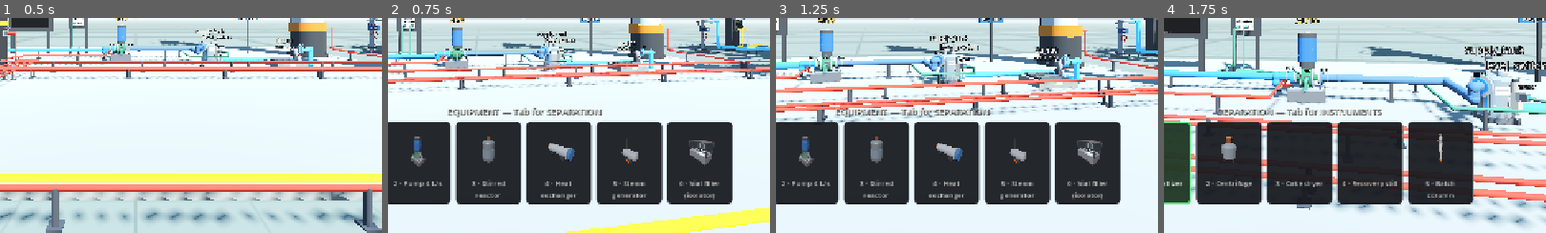
Above: before the commit, frames 1-4 (left to right).
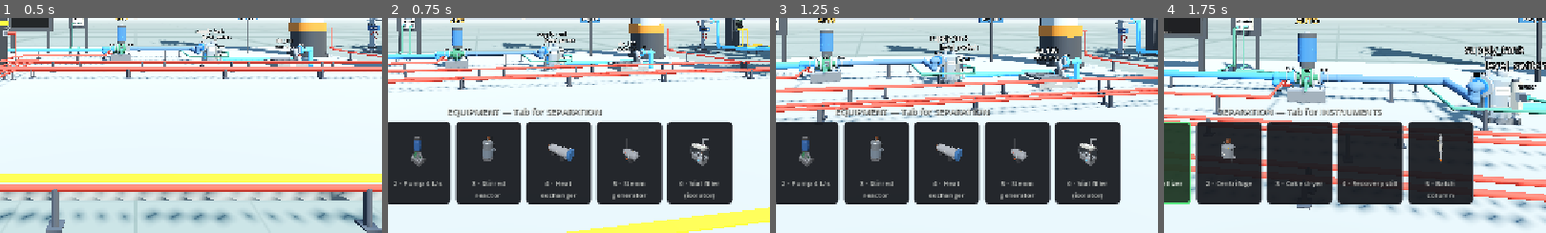
Above: after the commit, the same moments.

Repository: whharris917/flowstate
Game: Godot game, scene res://world/sandbox.tscn
The game is run twice, just before and just after one commit, with the same random seed, the same clock (stepped at 60 frames per second) and the same inputs. Sound files missing from this copy of the repository are replaced by a short silence.
Inputs (mouse positions are % of the whole screen's width and height, from its top left):
- Up to frame 1 (0.5 s): no input
- Up to frame 2 (0.75 s): move the mouse to (55, 50) at 0.52 s; hold W (move_forward) from 0.53 s (still down); hold B (build_mode) from 0.53 s (still down); click (55, 50) at 0.67 s
- Up to frame 3 (1.25 s): keep holding W (move_forward); keep holding B (build_mode)
- Up to frame 4 (1.75 s): keep holding W (move_forward); move the mouse to (45, 50) at 1.27 s; release B (build_mode) at 1.28 s; tap Tab (catalog_page) at 1.35 s
The pictures show only the part of the screen within x 32-82%, y 50-100%; the shares and areas given below are measured in that part.

Frame 1 is identical in both runs. In frame 2, 0.6% of the frame differs, in the area x 25-86%, y 55-69%; in frame 3, 0.6%; in frame 4, 0.1%.

Commit message:
Detail pass: the reaction and separation train
Reactor: bolted head nozzles, a manway with its davit, a relief
valve, flanged jacket connections, the drive fan cowl, fin rings,
terminal box and nameplate. Heat exchanger: channel flange bolts, a
steam nozzle neck, a vent, the condensate drain with its trap pot.
Steam generator: steam nozzle, safety valve with lever, pressure
gauge on the drum, bolted manhole, burner blower and fuel line.
Centrifuge: lid clamps and hinge, sight port, interlock switch,
vibration mounts, motor fins and cowl, a discharge chute. Crystallizer:
cladding bands, flanged coolant connections, manway, round sight port,
sample valves at the taps, drive cowl. Dryer: trunnion rollers, ring
gear and drive motor, heater control box, cyclone on the vent,
inspection door. Still: flanged feed nozzle, reflux return, cooling
water connections and level gauge on the condenser drum, relief
valve, reboiler sight glass, a caged ladder. Vacuum lock: round door
with wheel, hinges and porthole, pressure gauge, vacuum pump and
motor, drain valve. Vial filler: HEPA housing with fan cowls and
exhaust duct, Magnehelic gauge, control panel, light tower. Every
fitting stays on its anchor.

Co-Authored-By: Claude Fable 5.1 <noreply@anthropic.com>
Claude-Session: https://claude.ai/code/session_01XNsUw6gXYBojMXgi1KPmQA

Diff:
--- a/game/components/centrifuge_view.gd
+++ b/game/components/centrifuge_view.gd
@@ -38,6 +38,29 @@
 		ViewUtil.flat(Color(0.92, 0.55, 0.10)))
 	ViewUtil.cylinder(self, 0.16, 0.28, Vector3(0, 1.62, 0),
 		ViewUtil.flat(Color(0.55, 0.30, 0.16)))
+	# Machine furniture: lid clamps and a hinge, a sight port on the
+	# lid, an interlock switch, vibration mounts under the legs, fin
+	# rings and a fan cowl on the motor, a discharge chute at the cake
+	# nozzle, and a nameplate.
+	var steel := ViewUtil.flat(Color(0.55, 0.57, 0.60))
+	for i in 6:
+		var a := TAU / 6.0 * i + 0.3
+		var clamp := ViewUtil.box(self, Vector3(0.06, 0.08, 0.05), Vector3.ZERO, dark)
+		clamp.position = Vector3(cos(a) * 0.5, 1.17, sin(a) * 0.5)
+		clamp.basis = Basis.looking_at(Vector3(cos(a), 0, sin(a)), Vector3.UP)
+	ViewUtil.box(self, Vector3(0.08, 0.1, 0.12), Vector3(-0.48, 1.2, 0.0), steel)
+	var port := ViewUtil.cylinder(self, 0.09, 0.03, Vector3(-0.22, 1.5, 0.22), steel)
+	port.rotation_degrees = Vector3(35, 0, 30)
+	ViewUtil.box(self, Vector3(0.08, 0.06, 0.06), Vector3(0.36, 1.25, 0.3), ViewUtil.flat(Color(0.95, 0.78, 0.05)))
+	for leg_angle in range(3):
+		var ang := TAU / 3.0 * leg_angle
+		ViewUtil.cylinder(self, 0.08, 0.05, Vector3(cos(ang) * 0.42, 0.025, sin(ang) * 0.42), ViewUtil.flat(Color(0.12, 0.12, 0.14)))
+	for i in 4:
+		ViewUtil.cylinder(self, 0.17, 0.01, Vector3(0, 1.52 + i * 0.06, 0), ViewUtil.flat(Color(0.50, 0.28, 0.15)))
+	ViewUtil.cylinder(self, 0.17, 0.05, Vector3(0, 1.78, 0), dark)
+	var chute := ViewUtil.box(self, Vector3(0.22, 0.14, 0.18), Vector3(0.6, 0.52, 0), steel)
+	chute.rotation_degrees = Vector3(0, 0, -25)
+	ViewUtil.box(self, Vector3(0.2, 0.09, 0.005), Vector3(0, 0.75, 0.503), ViewUtil.flat(Color(0.93, 0.93, 0.90)))
 	_label = ViewUtil.label(self, "", Vector3(0, 1.95, 0))
 	_label.font_size = 26
 	ViewUtil.label(self, fuge.comp_name, Vector3(0, 2.15, 0))
--- a/game/components/crystallizer_view.gd
+++ b/game/components/crystallizer_view.gd
@@ -45,6 +45,37 @@
 	head.material_override = steel
 	head.position = Vector3(0, 2.0, 0)
 	add_child(head)
+	# Vessel furniture: cladding bands on the jacket, two flanged
+	# coolant connections, a manway on the head, a round sight port,
+	# sample valves at the two taps, the drive's fan cowl, a nameplate.
+	var dark := ViewUtil.flat(Color(0.20, 0.21, 0.23))
+	var bolt_mat := ViewUtil.flat(Color(0.35, 0.36, 0.38))
+	var band := ViewUtil.flat(Color(0.70, 0.73, 0.76))
+	for i in 3:
+		ViewUtil.cylinder(self, 0.79, 0.02, Vector3(0, 0.6 + i * 0.35, 0), band)
+	for jn: Array in [[0.6, 0.3], [1.3, -0.3]]:
+		var jy := float(jn[0])
+		var jz := float(jn[1])
+		var neck := ViewUtil.cylinder(self, 0.045, 0.16, Vector3(0.84, jy, jz), jacket)
+		neck.rotation_degrees = Vector3(0, 0, 90)
+		var flange := ViewUtil.cylinder(self, 0.08, 0.03, Vector3(0.925, jy, jz), steel)
+		flange.rotation_degrees = Vector3(0, 0, 90)
+	var mw := Vector3(0.0, 2.22, -0.38)
+	ViewUtil.cylinder(self, 0.17, 0.06, mw, steel)
+	ViewUtil.cylinder(self, 0.21, 0.03, mw + Vector3(0, 0.045, 0), steel)
+	for i in 12:
+		var a := TAU / 12.0 * i
+		ViewUtil.cylinder(self, 0.011, 0.03, mw + Vector3(cos(a) * 0.19, 0.07, sin(a) * 0.19), bolt_mat)
+	var sight := ViewUtil.cylinder(self, 0.12, 0.05, Vector3(0.3, 1.55, 0.68), steel)
+	sight.rotation_degrees = Vector3(90, 0, 0)
+	var glass := ViewUtil.cylinder(self, 0.09, 0.01, Vector3(0.3, 1.55, 0.71), ViewUtil.flat(Color(0.80, 0.88, 0.92, 0.5)))
+	glass.rotation_degrees = Vector3(90, 0, 0)
+	for ty: float in [1.1, 1.6]:
+		var sv := ViewUtil.cylinder(self, 0.03, 0.08, Vector3(-0.78, ty - 0.08, 0), steel)
+		sv.rotation_degrees = Vector3(0, 0, 90)
+		ViewUtil.box(self, Vector3(0.02, 0.06, 0.02), Vector3(-0.8, ty - 0.04, 0), ViewUtil.flat(Color(0.75, 0.20, 0.15)))
+	ViewUtil.cylinder(self, 0.19, 0.05, Vector3(0, 2.68, 0), dark)
+	ViewUtil.box(self, Vector3(0.22, 0.10, 0.005), Vector3(-0.35, 1.85, 0.62), ViewUtil.flat(Color(0.93, 0.93, 0.90)))
 	# Slow sweep agitator: a crystallizer turns lazily, not like a
 	# reactor. The shaft only moves when the drive is really powered.
 	ViewUtil.cylinder(self, 0.18, 0.32, Vector3(0, 2.5, 0),
--- a/game/components/dryer_view.gd
+++ b/game/components/dryer_view.gd
@@ -41,6 +41,39 @@
 	ViewUtil.cylinder(self, 0.47, 0.3, Vector3(0, 1.05, 0),
 		ViewUtil.flat(Color(0.55, 0.30, 0.16))).rotation_degrees = Vector3(0, 0, 90)
 	ViewUtil.cylinder(self, 0.09, 0.45, Vector3(0, 1.6, 0), steel)
+	# Machine furniture: trunnion rollers under the drum, a ring gear
+	# with the drive motor at the power fitting, the heater control box
+	# at the duty fitting, a cyclone on the vent, an inspection door on
+	# the drum end, and a nameplate on the frame.
+	var dark := ViewUtil.flat(Color(0.20, 0.21, 0.23))
+	for rx: float in [-0.45, 0.45]:
+		for rz: float in [-0.3, 0.3]:
+			var roller := ViewUtil.cylinder(self, 0.08, 0.14, Vector3(rx, 0.6, rz), dark)
+			roller.rotation_degrees = Vector3(0, 0, 90)
+			ViewUtil.box(self, Vector3(0.12, 0.35, 0.08), Vector3(rx, 0.35, rz), ViewUtil.flat(Color(0.28, 0.29, 0.31)))
+	var gear := ViewUtil.cylinder(self, 0.49, 0.06, Vector3(-0.35, 1.05, 0), dark)
+	gear.rotation_degrees = Vector3(0, 0, 90)
+	ViewUtil.box(self, Vector3(0.26, 0.24, 0.26), Vector3(-0.3, 0.44, 0.52), ViewUtil.flat(Color(0.16, 0.36, 0.62)))
+	var motor := ViewUtil.cylinder(self, 0.12, 0.3, Vector3(-0.3, 0.44, 0.52), ViewUtil.flat(Color(0.16, 0.36, 0.62)))
+	motor.rotation_degrees = Vector3(90, 0, 0)
+	ViewUtil.cylinder(self, 0.05, 0.08, Vector3(-0.3, 0.62, 0.52), steel)
+	ViewUtil.box(self, Vector3(0.22, 0.22, 0.12), Vector3(0.3, 0.42, 0.55), ViewUtil.flat(Color(0.62, 0.63, 0.66)))
+	ViewUtil.box(self, Vector3(0.12, 0.05, 0.005), Vector3(0.3, 0.46, 0.612), ViewUtil.glow(Color(0.35, 0.75, 0.95), 0.6))
+	ViewUtil.cylinder(self, 0.16, 0.22, Vector3(0, 1.93, 0), steel)
+	var cone := MeshInstance3D.new()
+	var cone_mesh := CylinderMesh.new()
+	cone_mesh.top_radius = 0.16
+	cone_mesh.bottom_radius = 0.05
+	cone_mesh.height = 0.2
+	cone.mesh = cone_mesh
+	cone.material_override = steel
+	cone.position = Vector3(0, 1.72, 0)
+	add_child(cone)
+	ViewUtil.cylinder(self, 0.05, 0.3, Vector3(0, 2.18, 0), steel)
+	var door := ViewUtil.cylinder(self, 0.2, 0.04, Vector3(0.79, 1.05, 0), steel)
+	door.rotation_degrees = Vector3(0, 0, 90)
+	ViewUtil.box(self, Vector3(0.04, 0.06, 0.14), Vector3(0.81, 1.05, 0.12), dark)
+	ViewUtil.box(self, Vector3(0.005, 0.10, 0.22), Vector3(-0.775, 0.85, 0.3), ViewUtil.flat(Color(0.93, 0.93, 0.90)))
 	_label = ViewUtil.label(self, "", Vector3(0, 2.0, 0))
 	_label.font_size = 26
 	ViewUtil.label(self, dryer.comp_name, Vector3(0, 2.25, 0))
--- a/game/components/heat_exchanger_view.gd
+++ b/game/components/heat_exchanger_view.gd
@@ -24,6 +24,24 @@
 	for flange_x: float in [-0.78, 0.78]:
 		var ring := ViewUtil.cylinder(self, 0.35, 0.05, Vector3(flange_x, 0.45, 0), steel)
 		ring.rotation_degrees = Vector3(0, 0, 90)
+	# Bolt circles on the channel flanges, a steam nozzle neck with its
+	# flange under the steam fitting, a vent, the condensate drain with
+	# its trap pot, and a nameplate on the shell.
+	var bolt_mat := ViewUtil.flat(Color(0.35, 0.36, 0.38))
+	for flange_x: float in [-0.78, 0.78]:
+		for i in 12:
+			var a := TAU / 12.0 * i
+			var bolt := ViewUtil.cylinder(self, 0.012, 0.03, Vector3(flange_x, 0.45 + cos(a) * 0.32, sin(a) * 0.32), bolt_mat)
+			bolt.rotation_degrees = Vector3(0, 0, 90)
+	ViewUtil.cylinder(self, 0.07, 0.16, Vector3(-0.35, 0.68, 0), steel)
+	ViewUtil.cylinder(self, 0.11, 0.03, Vector3(-0.35, 0.75, 0), steel)
+	ViewUtil.cylinder(self, 0.025, 0.14, Vector3(0.45, 0.78, 0), steel)
+	ViewUtil.cylinder(self, 0.05, 0.02, Vector3(0.45, 0.86, 0), dark)
+	ViewUtil.cylinder(self, 0.03, 0.18, Vector3(-0.35, 0.10, 0), steel)
+	ViewUtil.cylinder(self, 0.07, 0.14, Vector3(-0.35, 0.07, 0.2), dark)
+	var drain := ViewUtil.cylinder(self, 0.03, 0.2, Vector3(-0.35, 0.07, 0.1), steel)
+	drain.rotation_degrees = Vector3(90, 0, 0)
+	ViewUtil.box(self, Vector3(0.24, 0.10, 0.005), Vector3(0.1, 0.5, 0.303), ViewUtil.flat(Color(0.93, 0.93, 0.90)))
 	_label = ViewUtil.label(self, "", Vector3(0, 1.0, 0))
 	_label.font_size = 26
 	ViewUtil.label(self, hx.comp_name, Vector3(0, 1.2, 0))
--- a/game/components/reactor_view.gd
+++ b/game/components/reactor_view.gd
@@ -48,6 +48,41 @@
 		ViewUtil.flat(Color(0.45, 0.47, 0.50)))
 	ViewUtil.box(_shaft, Vector3(0.34, 0.03, 0.08), Vector3(0, -0.1, 0),
 		ViewUtil.flat(Color(0.45, 0.47, 0.50)))
+	# Vessel furniture: bolted head nozzles under the two feed
+	# fittings, a manway with its davit on the head, a relief valve, a
+	# pair of flanged jacket connections, the drive's fan cowl and
+	# terminal box, and a nameplate.
+	var dark := ViewUtil.flat(Color(0.20, 0.21, 0.23))
+	var bolt_mat := ViewUtil.flat(Color(0.35, 0.36, 0.38))
+	for nx: float in [-0.42, 0.42]:
+		ViewUtil.cylinder(self, 0.07, 0.22, Vector3(nx, 2.31, 0), steel)
+		ViewUtil.cylinder(self, 0.11, 0.03, Vector3(nx, 2.40, 0), steel)
+		for i in 8:
+			var a := TAU / 8.0 * i
+			ViewUtil.cylinder(self, 0.01, 0.025, Vector3(nx + cos(a) * 0.09, 2.425, sin(a) * 0.09), bolt_mat)
+	var mw := Vector3(0.0, 2.52, -0.42)
+	ViewUtil.cylinder(self, 0.19, 0.06, mw, steel)
+	ViewUtil.cylinder(self, 0.23, 0.03, mw + Vector3(0, 0.045, 0), steel)
+	for i in 12:
+		var a := TAU / 12.0 * i
+		ViewUtil.cylinder(self, 0.012, 0.03, mw + Vector3(cos(a) * 0.21, 0.07, sin(a) * 0.21), bolt_mat)
+	ViewUtil.box(self, Vector3(0.05, 0.55, 0.05), mw + Vector3(0.3, 0.25, 0), dark)
+	ViewUtil.box(self, Vector3(0.36, 0.04, 0.04), mw + Vector3(0.12, 0.5, 0), dark)
+	ViewUtil.cylinder(self, 0.04, 0.16, Vector3(0.3, 2.62, 0.38), steel)
+	ViewUtil.cylinder(self, 0.07, 0.10, Vector3(0.3, 2.74, 0.38), ViewUtil.flat(Color(0.78, 0.62, 0.30)))
+	ViewUtil.box(self, Vector3(0.14, 0.015, 0.02), Vector3(0.36, 2.80, 0.38), steel)
+	for jn: Array in [[0.55, 0.3], [1.5, -0.3]]:
+		var jz := float(jn[1])
+		var jy := float(jn[0])
+		var neck := ViewUtil.cylinder(self, 0.05, 0.18, Vector3(0.9, jy, jz), jacket)
+		neck.rotation_degrees = Vector3(0, 0, 90)
+		var flange := ViewUtil.cylinder(self, 0.085, 0.03, Vector3(0.985, jy, jz), steel)
+		flange.rotation_degrees = Vector3(0, 0, 90)
+	ViewUtil.cylinder(self, 0.21, 0.05, Vector3(0, 3.05, 0), dark)
+	for i in 4:
+		ViewUtil.cylinder(self, 0.215, 0.01, Vector3(0, 2.72 + i * 0.07, 0), ViewUtil.flat(Color(0.50, 0.28, 0.15)))
+	ViewUtil.box(self, Vector3(0.12, 0.10, 0.08), Vector3(0.2, 2.85, 0.2), steel)
+	ViewUtil.box(self, Vector3(0.24, 0.12, 0.005), Vector3(0.45, 1.9, 0.66), ViewUtil.flat(Color(0.93, 0.93, 0.90)))
 	# Sight strip on the shell.
 	ViewUtil.box(self, Vector3(0.1, 1.9, 0.03), Vector3(0, 1.35, 0.795),
 		ViewUtil.flat(Color(0.30, 0.31, 0.33)))
--- a/game/components/steam_gen_view.gd
+++ b/game/components/steam_gen_view.gd
@@ -36,6 +36,34 @@
 	ViewUtil.box(self, Vector3(0.7, 0.35, 0.5), Vector3(0.35, 0.3, 0.45), dark)
 	ViewUtil.box(self, Vector3(0.5, 0.2, 0.06), Vector3(0.35, 0.3, 0.71), _fire_mat)
 	ViewUtil.cylinder(self, 0.12, 1.4, Vector3(-0.6, 2.0, 0), dark)
+	# Drum furniture: a steam nozzle neck under the steam fitting, a
+	# safety valve with its lever, a pressure gauge on the drum face, a
+	# bolted manhole on the right head, the burner blower on the
+	# firebox with its fuel line, and a nameplate.
+	var brass := ViewUtil.flat(Color(0.78, 0.62, 0.30))
+	var bolt_mat := ViewUtil.flat(Color(0.35, 0.36, 0.38))
+	ViewUtil.cylinder(self, 0.08, 0.16, Vector3(0.35, 1.32, 0), steel)
+	ViewUtil.cylinder(self, 0.12, 0.03, Vector3(0.35, 1.39, 0), steel)
+	ViewUtil.cylinder(self, 0.035, 0.14, Vector3(0.7, 1.38, 0.2), steel)
+	ViewUtil.cylinder(self, 0.06, 0.12, Vector3(0.7, 1.5, 0.2), brass)
+	ViewUtil.box(self, Vector3(0.16, 0.015, 0.02), Vector3(0.77, 1.57, 0.2), steel)
+	var pg := ViewUtil.cylinder(self, 0.07, 0.03, Vector3(-0.35, 1.02, 0.56), dark)
+	pg.rotation_degrees = Vector3(90, 0, 0)
+	var pf := ViewUtil.cylinder(self, 0.058, 0.006, Vector3(-0.35, 1.02, 0.576), ViewUtil.flat(Color(0.93, 0.93, 0.90)))
+	pf.rotation_degrees = Vector3(90, 0, 0)
+	ViewUtil.box(self, Vector3(0.006, 0.045, 0.004), Vector3(-0.35, 1.04, 0.58), ViewUtil.flat(Color(0.85, 0.20, 0.15)))
+	var manhole := ViewUtil.cylinder(self, 0.2, 0.05, Vector3(1.22, 0.9, 0), steel)
+	manhole.rotation_degrees = Vector3(0, 0, 90)
+	for i in 10:
+		var a := TAU / 10.0 * i
+		var bolt := ViewUtil.cylinder(self, 0.012, 0.03, Vector3(1.25, 0.9 + cos(a) * 0.17, sin(a) * 0.17), bolt_mat)
+		bolt.rotation_degrees = Vector3(0, 0, 90)
+	var blower := ViewUtil.cylinder(self, 0.13, 0.16, Vector3(0.55, 0.38, 0.79), dark)
+	blower.rotation_degrees = Vector3(90, 0, 0)
+	ViewUtil.cylinder(self, 0.05, 0.1, Vector3(0.55, 0.38, 0.92), ViewUtil.flat(Color(0.30, 0.31, 0.34)))
+	var fuel := ViewUtil.cylinder(self, 0.02, 0.5, Vector3(0.2, 0.2, 0.75), brass)
+	fuel.rotation_degrees = Vector3(0, 0, 90)
+	ViewUtil.box(self, Vector3(0.24, 0.10, 0.005), Vector3(-0.1, 0.55, 0.553), ViewUtil.flat(Color(0.93, 0.93, 0.90)))
 	# Gauge glass on the drum face.
 	ViewUtil.box(self, Vector3(0.05, 0.5, 0.04), Vector3(0.2, 0.8, 0.56),
 		ViewUtil.flat(Color(0.80, 0.88, 0.92, 0.5)))
--- a/game/components/still_view.gd
+++ b/game/components/still_view.gd
@@ -37,6 +37,49 @@
 	# The overhead draw-off, tinted by how much is actually going over.
 	_overhead = ViewUtil.cylinder(self, 0.07, 0.6, Vector3(0.78, 6.35, 0),
 		ViewUtil.glow(Color(0.30, 0.55, 0.80), 0.2))
+	# Column furniture: a flanged feed nozzle neck, a reflux return
+	# from the condenser drum into the column top, cooling water
+	# connections on the drum, a level gauge on it, a relief valve on
+	# the column top, a sight glass and a nameplate on the reboiler, and
+	# a caged ladder up the north side.
+	var dark := ViewUtil.flat(Color(0.20, 0.21, 0.23))
+	var bolt_mat := ViewUtil.flat(Color(0.35, 0.36, 0.38))
+	var feed := ViewUtil.cylinder(self, 0.06, 0.22, Vector3(-0.53, 2.6, 0), steel)
+	feed.rotation_degrees = Vector3(0, 0, 90)
+	var feed_flange := ViewUtil.cylinder(self, 0.10, 0.03, Vector3(-0.64, 2.6, 0), steel)
+	feed_flange.rotation_degrees = Vector3(0, 0, 90)
+	ViewUtil.cylinder(self, 0.04, 0.3, Vector3(0.55, 6.42, 0), steel)
+	var reflux := ViewUtil.cylinder(self, 0.04, 0.32, Vector3(0.4, 6.28, 0), steel)
+	reflux.rotation_degrees = Vector3(0, 0, 90)
+	for cz: float in [-0.22, 0.22]:
+		ViewUtil.cylinder(self, 0.035, 0.16, Vector3(0.78, 7.1, cz), steel)
+		ViewUtil.cylinder(self, 0.06, 0.02, Vector3(0.78, 7.18, cz), steel)
+	ViewUtil.box(self, Vector3(0.04, 0.4, 0.03), Vector3(1.05, 6.8, 0.27), dark)
+	ViewUtil.box(self, Vector3(0.025, 0.34, 0.02), Vector3(1.05, 6.8, 0.275), ViewUtil.flat(Color(0.80, 0.88, 0.92, 0.5)))
+	ViewUtil.cylinder(self, 0.035, 0.16, Vector3(-0.25, 6.05, 0.25), steel)
+	ViewUtil.cylinder(self, 0.06, 0.12, Vector3(-0.25, 6.18, 0.25), ViewUtil.flat(Color(0.78, 0.62, 0.30)))
+	ViewUtil.box(self, Vector3(0.16, 0.015, 0.02), Vector3(-0.18, 6.25, 0.25), steel)
+	var sight := ViewUtil.cylinder(self, 0.1, 0.05, Vector3(0, 0.7, 0.55), steel)
+	sight.rotation_degrees = Vector3(90, 0, 0)
+	var glass := ViewUtil.cylinder(self, 0.075, 0.01, Vector3(0, 0.7, 0.58), ViewUtil.flat(Color(0.80, 0.88, 0.92, 0.5)))
+	glass.rotation_degrees = Vector3(90, 0, 0)
+	ViewUtil.box(self, Vector3(0.22, 0.10, 0.005), Vector3(-0.25, 0.95, 0.553), ViewUtil.flat(Color(0.93, 0.93, 0.90)))
+	for i in 22:
+		ViewUtil.box(self, Vector3(0.36, 0.025, 0.025), Vector3(0, 1.5 + i * 0.25, -0.62), dark)
+	for lx: float in [-0.18, 0.18]:
+		ViewUtil.box(self, Vector3(0.03, 5.6, 0.03), Vector3(lx, 4.2, -0.62), dark)
+	for i in 6:
+		var hoop := MeshInstance3D.new()
+		var ring := TorusMesh.new()
+		ring.inner_radius = 0.33
+		ring.outer_radius = 0.36
+		hoop.mesh = ring
+		hoop.material_override = dark
+		hoop.position = Vector3(0, 3.0 + i * 0.7, -0.62)
+		add_child(hoop)
+	for i in 8:
+		var a := TAU / 8.0 * i
+		ViewUtil.cylinder(self, 0.012, 0.03, Vector3(-0.64 + 0.0, 2.6 + cos(a) * 0.08, sin(a) * 0.08), bolt_mat).rotation_degrees = Vector3(0, 0, 90)
 	ViewUtil.label(self, still.comp_name, Vector3(0, 7.3, 0))
 	_label = ViewUtil.label(self, "", Vector3(0, 7.05, 0))
 	_label.font_size = 26
--- a/game/components/vac_lock_view.gd
+++ b/game/components/vac_lock_view.gd
@@ -45,6 +45,42 @@
 	head.material_override = steel
 	head.position = Vector3(0, 2.2, 0)
 	add_child(head)
+	# Chamber furniture: a round door on the front with hinge, wheel
+	# and a sight port, a pressure gauge by the pressure tap, the vacuum
+	# pump and its motor at the power fitting, the drain valve under the
+	# cone with its handle, and a nameplate.
+	var door := ViewUtil.cylinder(self, 0.32, 0.06, Vector3(0, 1.5, 0.55), steel)
+	door.rotation_degrees = Vector3(90, 0, 0)
+	var rim := ViewUtil.cylinder(self, 0.36, 0.03, Vector3(0, 1.5, 0.53), dark)
+	rim.rotation_degrees = Vector3(90, 0, 0)
+	var porthole := ViewUtil.cylinder(self, 0.09, 0.02, Vector3(0, 1.62, 0.585), ViewUtil.flat(Color(0.80, 0.88, 0.92, 0.5)))
+	porthole.rotation_degrees = Vector3(90, 0, 0)
+	var wheel := MeshInstance3D.new()
+	var torus := TorusMesh.new()
+	torus.inner_radius = 0.09
+	torus.outer_radius = 0.12
+	wheel.mesh = torus
+	wheel.material_override = ViewUtil.flat(Color(0.30, 0.31, 0.34))
+	wheel.position = Vector3(0, 1.36, 0.62)
+	wheel.rotation_degrees = Vector3(90, 0, 0)
+	add_child(wheel)
+	for hy: float in [1.3, 1.7]:
+		ViewUtil.box(self, Vector3(0.04, 0.08, 0.06), Vector3(-0.38, hy, 0.52), dark)
+	var pg := ViewUtil.cylinder(self, 0.06, 0.03, Vector3(0.3, 2.28, 0.42), dark)
+	pg.rotation_degrees = Vector3(90, 0, 0)
+	var pf := ViewUtil.cylinder(self, 0.05, 0.006, Vector3(0.3, 2.28, 0.437), ViewUtil.flat(Color(0.93, 0.93, 0.90)))
+	pf.rotation_degrees = Vector3(90, 0, 0)
+	ViewUtil.box(self, Vector3(0.5, 0.06, 0.4), Vector3(-0.8, 0.3, 0.2), dark)
+	var vpump := ViewUtil.cylinder(self, 0.14, 0.3, Vector3(-0.72, 0.5, 0.2), ViewUtil.flat(Color(0.30, 0.31, 0.34)))
+	vpump.rotation_degrees = Vector3(0, 0, 90)
+	var vmotor := ViewUtil.cylinder(self, 0.12, 0.34, Vector3(-1.02, 0.5, 0.2), ViewUtil.flat(Color(0.16, 0.36, 0.62)))
+	vmotor.rotation_degrees = Vector3(0, 0, 90)
+	ViewUtil.cylinder(self, 0.03, 0.4, Vector3(-0.72, 0.75, 0.2), steel)
+	ViewUtil.box(self, Vector3(0.1, 0.1, 0.06), Vector3(-0.75, 0.9, 0.24), steel)
+	var dvalve := ViewUtil.box(self, Vector3(0.12, 0.12, 0.12), Vector3(0.2, 0.55, 0), dark)
+	dvalve.name = "drain_valve"
+	ViewUtil.box(self, Vector3(0.02, 0.03, 0.16), Vector3(0.2, 0.62, 0.08), ViewUtil.flat(Color(0.75, 0.20, 0.15)))
+	ViewUtil.box(self, Vector3(0.22, 0.10, 0.005), Vector3(0.3, 1.1, 0.553), ViewUtil.flat(Color(0.93, 0.93, 0.90)))
 	# Main air valve block and vent horn on the head.
 	ViewUtil.box(self, Vector3(0.28, 0.26, 0.28), Vector3(0, 2.5, 0),
 		ViewUtil.flat(Color(0.20, 0.45, 0.30)))
--- a/game/components/vial_filler_view.gd
+++ b/game/components/vial_filler_view.gd
@@ -52,6 +52,32 @@
 			ViewUtil.flat(Color(0.55, 0.55, 0.58)))
 		glove.rotation_degrees = Vector3(90, 0, 0)
 
+	# Isolator furniture: the HEPA housing on top with two fan cowls and
+	# an exhaust duct, a Magnehelic gauge, the control panel with its
+	# screen and keys on the base, a light tower at the corner, and a
+	# nameplate.
+	ViewUtil.box(self, Vector3(2.0, 0.3, 0.8), Vector3(0, 2.15, 0), ViewUtil.flat(Color(0.86, 0.87, 0.85)))
+	for i in 12:
+		ViewUtil.box(self, Vector3(0.015, 0.3, 0.7), Vector3(-0.9 + i * 0.16, 2.15, 0), ViewUtil.flat(Color(0.62, 0.64, 0.66)))
+	for cx: float in [-0.6, 0.6]:
+		ViewUtil.cylinder(self, 0.18, 0.12, Vector3(cx, 2.36, 0), ViewUtil.flat(Color(0.62, 0.64, 0.66)))
+		ViewUtil.cylinder(self, 0.12, 0.02, Vector3(cx, 2.43, 0), dark)
+	ViewUtil.cylinder(self, 0.09, 0.5, Vector3(0.6, 2.65, 0), ViewUtil.flat(Color(0.62, 0.64, 0.66)))
+	var duct := ViewUtil.cylinder(self, 0.09, 0.9, Vector3(0.6, 2.9, -0.45), ViewUtil.flat(Color(0.62, 0.64, 0.66)))
+	duct.rotation_degrees = Vector3(90, 0, 0)
+	var mg := ViewUtil.cylinder(self, 0.07, 0.04, Vector3(-1.0, 1.85, 0.53), dark)
+	mg.rotation_degrees = Vector3(90, 0, 0)
+	var mf := ViewUtil.cylinder(self, 0.058, 0.006, Vector3(-1.0, 1.85, 0.553), ViewUtil.flat(Color(0.93, 0.93, 0.90)))
+	mf.rotation_degrees = Vector3(90, 0, 0)
+	ViewUtil.box(self, Vector3(0.44, 0.34, 0.05), Vector3(0.6, 0.62, 0.52), ViewUtil.flat(Color(0.62, 0.63, 0.66)))
+	ViewUtil.box(self, Vector3(0.32, 0.18, 0.01), Vector3(0.6, 0.67, 0.55), ViewUtil.glow(Color(0.35, 0.75, 0.95), 0.6))
+	for i in 5:
+		ViewUtil.box(self, Vector3(0.04, 0.03, 0.01), Vector3(0.45 + i * 0.07, 0.5, 0.55), dark)
+	ViewUtil.cylinder(self, 0.02, 0.35, Vector3(1.05, 2.15, 0.4), dark)
+	for i in 3:
+		ViewUtil.cylinder(self, 0.045, 0.07, Vector3(1.05, 2.36 + i * 0.075, 0.4),
+			[ViewUtil.flat(Color(0.20, 0.70, 0.35)), ViewUtil.flat(Color(0.95, 0.70, 0.15)), ViewUtil.flat(Color(0.85, 0.20, 0.15))][i])
+	ViewUtil.box(self, Vector3(0.28, 0.10, 0.005), Vector3(-0.6, 0.62, 0.503), ViewUtil.flat(Color(0.93, 0.93, 0.90)))
 	# Conveyor bed and the vial train.
 	ViewUtil.box(self, Vector3(2.0, 0.06, 0.22), Vector3(0, BED_Y - 0.05, 0), dark)
 	_vials = Node3D.new()
